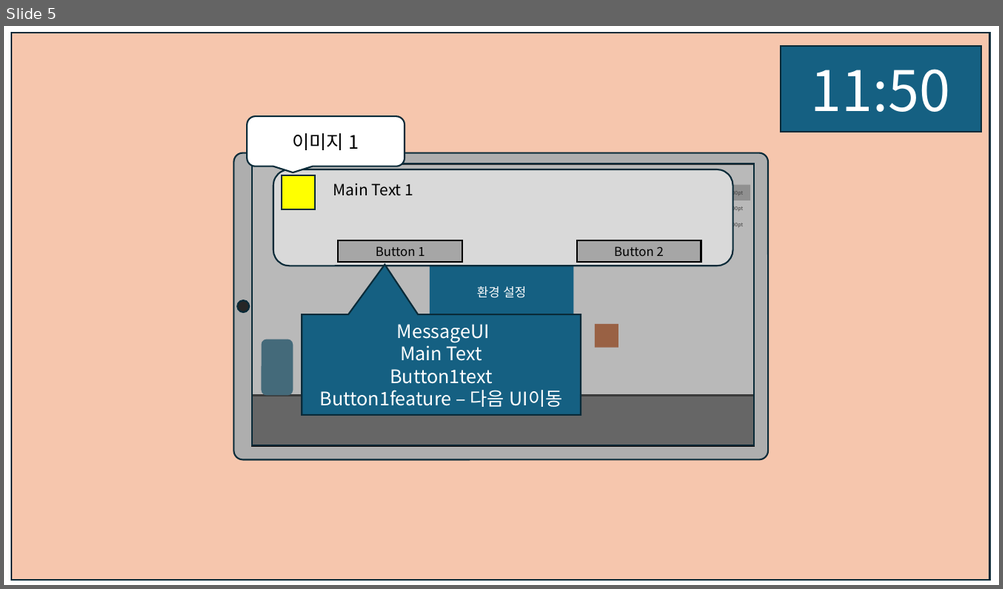
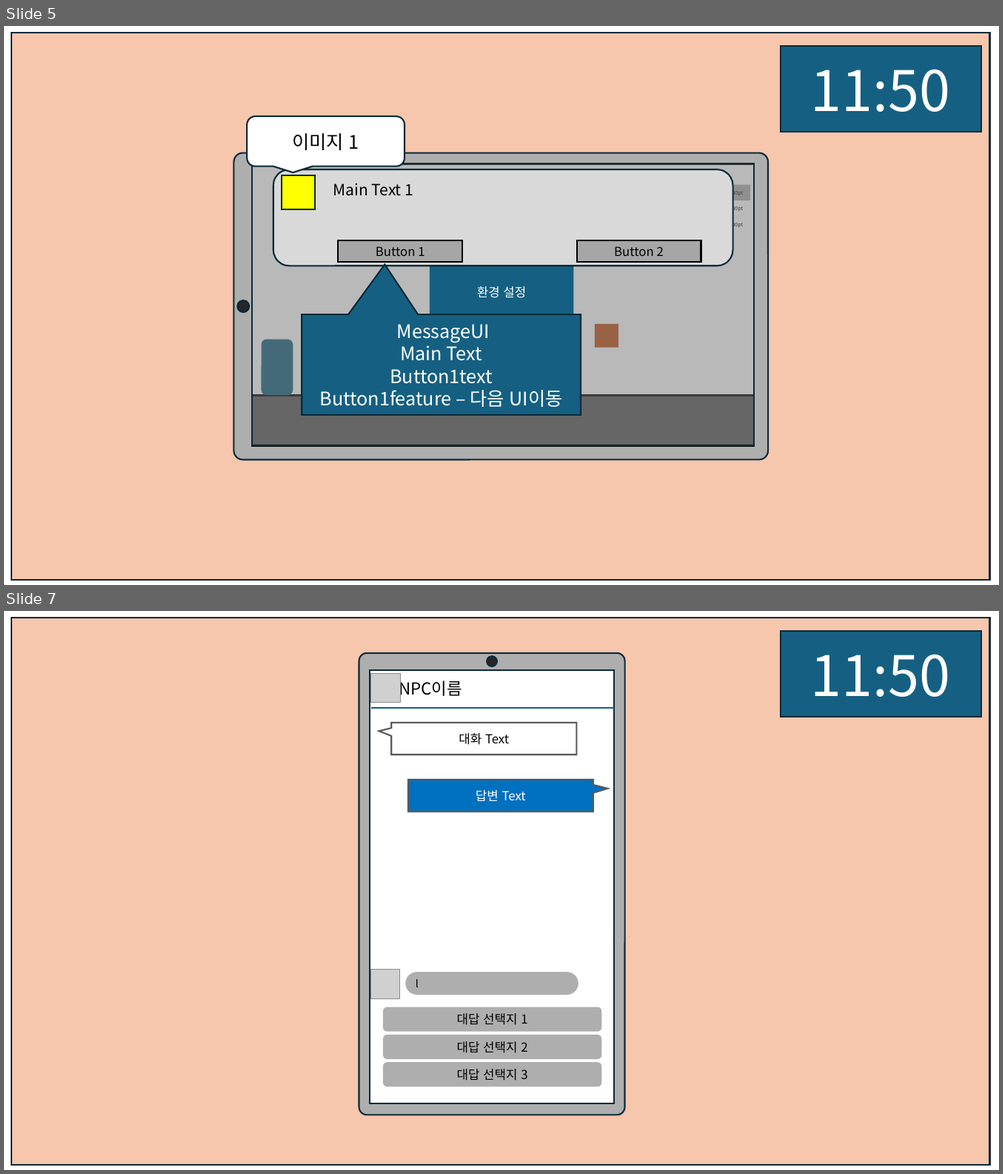
Before and after one commit to weariness00/Mandle_10Minute_Game, a slide deck: document/UI.pptx. Shown one above the other, each under a label of ours: slide 5 before the commit, slides 5 and 7 after it; the slides between them are not shown. The pictures are 1003x589 and 1003x1174 pixels, drawn with LibreOffice and Linux fonts; fonts in the diff are those of the drawing; grey boxes stand for pictures. Boxes give left, top, right and bottom in pixels: in the first picture for what was removed or moved away, otherwise in the second. Text is boxed around its words. In the diff, an @@ line names an element or a change of style, - is before the commit and + after.

```diff
--- a/document/UI.pptx
+++ b/document/UI.pptx
@@ slide 7 added at [4, 611, 999, 1170], background #FFFFFF @@
@@ rectangle added at [11, 618, 990, 1165], fill #F6C6AD, outline #092A39 1.5 pt @@
@@ rectangle added at [781, 631, 982, 717], fill #156082, outline #092A39 1.5 pt, 54 pt, text #FFFFFF @@
+11:50
@@ group added at [358, 653, 624, 1115]: 5 rounded rectangles, 2 speech boxes, 2 pictures, 1 ellipse, 1 rectangle, 1 text, 1 line @@
+NPC이름
+대화 Text
+대답 선택지 1
+대답 선택지 2
+대답 선택지 3
+l
+답변 Text
```
Also in this commit, not shown: 5 other slides added, 3 other files.
